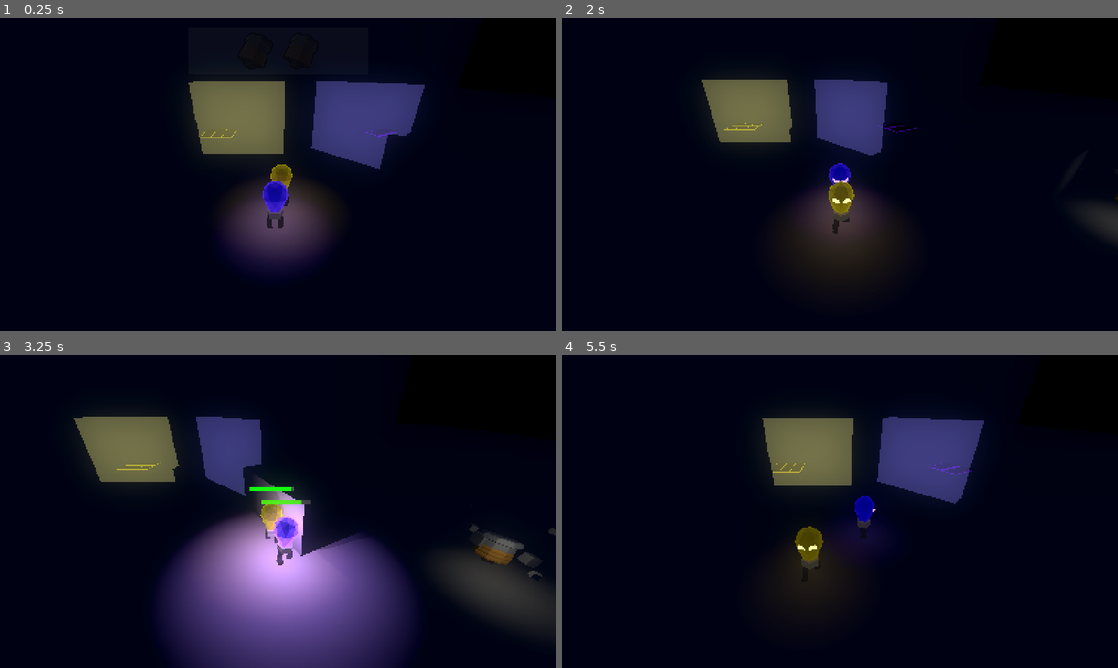
Above: before the commit, frames 1-4 (two rows, left to right).
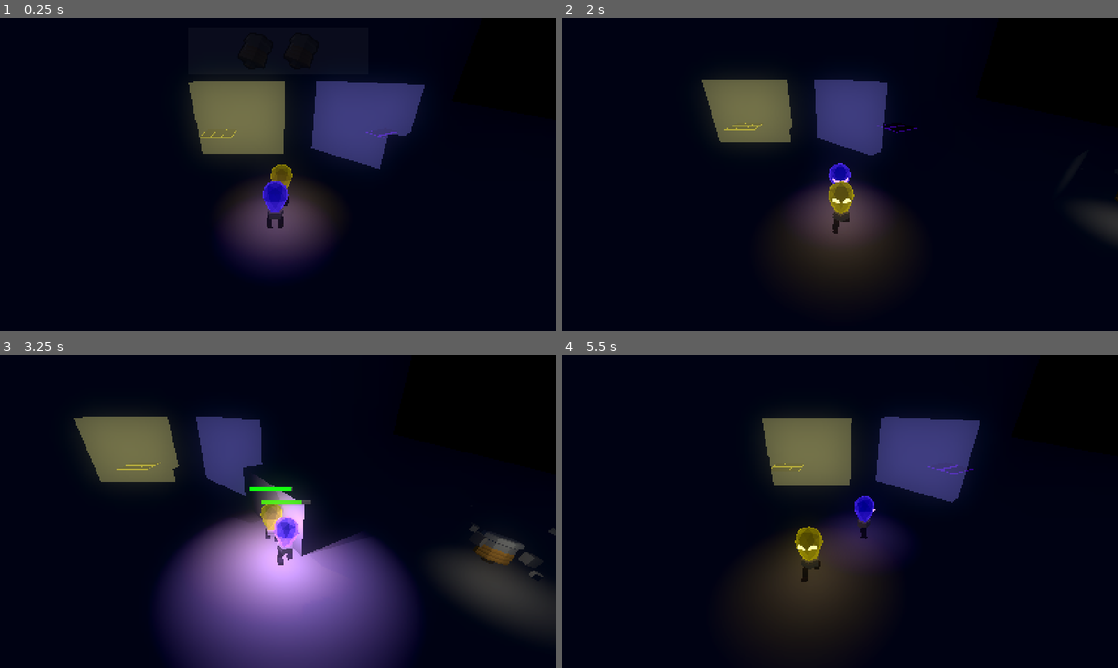
Above: after the commit, the same moments.

Repository: LowPolyFreak/EllieDeesAdventure
Game: Godot game, scene res://Scenes/main.tscn
Two runs of this game, one before a commit and one after it. Both use one fixed random seed, a clock stepped at 60 frames per second and the inputs below.
Inputs:
- Up to frame 1 (0.25 s): no input
- Up to frame 2 (2 s): hold D (right_p1) 0.53-1.28 s; hold E (interact) 0.53-1.28 s; tap Space (jump_p1) at 0.77, 1.52 s; hold S (down_p1) from 1.28 s (still down); tap Down (down_p2) at 1.35 s; tap E (interact) at 1.55 s
- Up to frame 3 (3.25 s): release S (down_p1) at 2.03 s; hold D (right_p1) 2.03-2.78 s; hold E (interact) 2.03-2.78 s; tap Shift (glow_p1) at 2.1 s; hold W (up_p1) from 2.78 s (still down); tap Keypad 0 (glow_p2) at 2.85 s; tap Space (jump_p1) at 3.02 s; tap E (interact) at 3.05 s
- Up to frame 4 (5.5 s): release W (up_p1) at 3.53 s; hold E (interact) 3.53-4.28 s; hold A (left_p1) 3.53-5.03 s; tap Space (jump_p1) at 3.77, 4.52 s; tap Left (left_p2) at 4.35 s; tap E (interact) at 4.55 s; hold S (down_p1) from 5.03 s (still down); hold E (interact) from 5.03 s (still down); tap Right (right_p2) at 5.1 s

The runs differ from the first frame. In frame 2, less than 0.1% of the frame differs, in the area x 48-52%, y 46-63%; in frame 3, 0.2%; in frame 4, 3.7%, in the area x 36-76%, y 19-83%.

Commit message:
Player death and reload

Diff:
--- a/Material/color_palette_emmisive.tres
+++ b/Material/color_palette_emmisive.tres
@@ -5,5 +5,5 @@
 [resource]
 albedo_texture = ExtResource("1_tn872")
 emission_enabled = true
-emission_energy_multiplier = 0.3
+emission_energy_multiplier = 0.15
 emission_texture = ExtResource("1_tn872")
--- a/Scenes/death_zone.tscn
+++ b/Scenes/death_zone.tscn
@@ -7,6 +7,8 @@
 
 [node name="DeathZone" type="Area3D"]
 transform = Transform3D(1, 0, 0, 0, 1, 0, 0, 0, 1, 0, -4, 0)
+collision_layer = 0
+collision_mask = 2
 script = ExtResource("1_he871")
 
 [node name="CollisionShape3D" type="CollisionShape3D" parent="."]
--- a/Scenes/ellie.tscn
+++ b/Scenes/ellie.tscn
@@ -1,8 +1,10 @@
-[gd_scene load_steps=19 format=4 uid="uid://csgj0877gbjpp"]
+[gd_scene load_steps=21 format=4 uid="uid://csgj0877gbjpp"]
 
 [ext_resource type="Script" path="res://Scripts/player.gd" id="1_frd3r"]
+[ext_resource type="AudioStream" uid="uid://bs1jsf7tmp4ci" path="res://Audio/SFX/VOICE_Boy_6yo_Scream_05_mono.wav" id="2_8yxa2"]
 [ext_resource type="PackedScene" uid="uid://ciubfap47dwnm" path="res://Scenes/ellie_model.tscn" id="2_mu1gt"]
 [ext_resource type="Material" uid="uid://cyk38prcwxmsl" path="res://Material/color_palette_emmisive.tres" id="3_pbjm5"]
+[ext_resource type="AudioStream" uid="uid://b2dxntlaa81nl" path="res://Audio/SFX/VOICE_Boy_6yo_Scream_07_mono.wav" id="3_rh3ol"]
 [ext_resource type="Material" uid="uid://byc3xoua2il2x" path="res://Material/bulb.tres" id="4_2p4uu"]
 [ext_resource type="Texture2D" uid="uid://db135dfjansp2" path="res://Textures/EyeExpressions.png" id="5_oxu16"]
 [ext_resource type="PackedScene" uid="uid://dcqfo2i68pyr" path="res://Scenes/battery_bar_3d.tscn" id="6_hhy37"]
@@ -132,6 +134,14 @@
 default_light_range = 4
 glow_light_range = 20
 
+[node name="Dead_Scream_Ellie" type="AudioStreamPlayer3D" parent="."]
+stream = ExtResource("2_8yxa2")
+pitch_scale = 0.8
+
+[node name="Dead_Scream_Dee" type="AudioStreamPlayer3D" parent="."]
+stream = ExtResource("3_rh3ol")
+pitch_scale = 0.8
+
 [node name="CollisionShape3D" type="CollisionShape3D" parent="."]
 transform = Transform3D(1, 0, 0, 0, 1, 0, 0, 0, 1, 0, 1, 0)
 shape = SubResource("CapsuleShape3D_w0xbe")
@@ -139,17 +149,17 @@
 [node name="EllieModel" parent="." instance=ExtResource("2_mu1gt")]
 
 [node name="Skeleton3D" parent="EllieModel/Armature" index="0"]
-bones/0/position = Vector3(0.0121967, 0.474393, -0.0310954)
-bones/0/rotation = Quaternion(-0.0194506, -0.00289059, -0.00164827, 0.999805)
-bones/1/rotation = Quaternion(0.0605107, -0.161028, 0.968314, 0.181044)
+bones/0/position = Vector3(0.00780859, 0.490395, -0.0152382)
+bones/0/rotation = Quaternion(-0.0156616, -0.00196357, -0.00106613, 0.999875)
+bones/1/rotation = Quaternion(0.0565431, -0.158494, 0.972981, 0.158086)
 bones/1/scale = Vector3(1, 1, 1)
-bones/2/rotation = Quaternion(0.48169, -0.00375433, 0.225138, 0.84692)
-bones/3/rotation = Quaternion(-0.875106, -0.013935, -0.0248939, 0.48309)
+bones/2/rotation = Quaternion(0.436291, -0.00388495, 0.203918, 0.876386)
+bones/3/rotation = Quaternion(-0.85018, -0.0296165, -0.0366065, 0.524382)
 bones/3/scale = Vector3(1, 1, 1)
-bones/4/rotation = Quaternion(-0.0373008, -0.168887, 0.973706, -0.148264)
+bones/4/rotation = Quaternion(-0.0424203, -0.163617, 0.975738, -0.139162)
 bones/4/scale = Vector3(1, 1, 1)
-bones/5/rotation = Quaternion(0.491023, 0.00372528, -0.2295, 0.840364)
-bones/6/rotation = Quaternion(-0.88199, 0.0190852, 0.0653347, 0.466327)
+bones/5/rotation = Quaternion(0.442852, 0.00386713, -0.206985, 0.872367)
+bones/6/rotation = Quaternion(-0.854586, 0.0313397, 0.0608855, 0.514775)
 bones/6/scale = Vector3(1, 1, 1)
 bones/7/position = Vector3(-0.187498, 0.245262, -0.282433)
 bones/8/position = Vector3(-0.170884, 0.0506439, 0.0332276)
@@ -162,7 +172,7 @@
 bones/10/scale = Vector3(1, 1, 1)
 
 [node name="BoneAttachment3D" parent="EllieModel/Armature/Skeleton3D" index="0"]
-transform = Transform3D(0.999978, 0.00340835, -0.00571593, -0.00318346, 0.999238, 0.0389032, 0.00584417, -0.0388841, 0.999227, 0.0121967, 0.474393, -0.0310954)
+transform = Transform3D(0.99999, 0.00219349, -0.00389326, -0.00207048, 0.999507, 0.0313234, 0.00396005, -0.031315, 0.999502, 0.00780859, 0.490395, -0.0152382)
 
 [node name="OmniLight3D" parent="EllieModel/Armature/Skeleton3D/BoneAttachment3D" index="0"]
 light_energy = 0.25
--- a/Scenes/fuse.tscn
+++ b/Scenes/fuse.tscn
@@ -81,7 +81,7 @@
 omni_range = 2.5
 
 [node name="Center" type="Node3D" parent="."]
-transform = Transform3D(-0.594176, -0.173721, -0.785351, -0.280625, 0.959817, -5.15129e-08, 0.753794, 0.220389, -0.619051, 0, 0.76047, 0)
+transform = Transform3D(-0.594176, -0.173721, -0.785351, -0.280625, 0.959817, 4.36336e-09, 0.753794, 0.220389, -0.619051, 0, 0.76047, 0)
 
 [node name="Fuse2" parent="Center" instance=ExtResource("1_h4op5")]
 transform = Transform3D(1, 0, 0, 0, 1, 0, 0, 0, 1, 0, -0.413927, 0)
--- a/Scenes/main.tscn
+++ b/Scenes/main.tscn
@@ -1,10 +1,13 @@
-[gd_scene load_steps=26 format=3 uid="uid://d77j3ls5t155"]
+[gd_scene load_steps=30 format=3 uid="uid://d77j3ls5t155"]
 
 [ext_resource type="Script" path="res://Scripts/main.gd" id="1_oa6h7"]
 [ext_resource type="PackedScene" uid="uid://csgj0877gbjpp" path="res://Scenes/ellie.tscn" id="1_tsqy0"]
 [ext_resource type="PackedScene" uid="uid://b004s5usrh0un" path="res://Scenes/dee.tscn" id="2_2yub6"]
 [ext_resource type="PackedScene" uid="uid://bmvm5axb2vbpd" path="res://Scenes/fuse.tscn" id="2_dthhh"]
+[ext_resource type="Script" path="res://Scripts/bgm.gd" id="2_jslss"]
+[ext_resource type="AudioStream" uid="uid://byxh2dkga07a2" path="res://Audio/BGM/Imphenzia Soundtrack_Haunted_Idle Loop.ogg" id="2_tefwx"]
 [ext_resource type="Script" path="res://Scripts/camera_follow.gd" id="3_8lji5"]
+[ext_resource type="AudioStream" uid="uid://btcd7trsvq8ld" path="res://Audio/BGM/Imphenzia Soundtrack_Haunted_Intense Loop.ogg" id="3_pqcxk"]
 [ext_resource type="PackedScene" uid="uid://cttyrmjn3obow" path="res://Scenes/solar_pannel_ellie.tscn" id="5_deuj4"]
 [ext_resource type="PackedScene" uid="uid://bpq6npjirkduk" path="res://Scenes/solar_pannel_dee.tscn" id="6_wtyoi"]
 [ext_resource type="PackedScene" uid="uid://c8g6p70g0qwmw" path="res://Scenes/barrier_ellie.tscn" id="7_aqcey"]
@@ -13,6 +16,7 @@
 [ext_resource type="Script" path="res://Scripts/fuse_container.gd" id="10_p4jaq"]
 [ext_resource type="PackedScene" uid="uid://bhilcw3j6k575" path="res://Scenes/UI/fuse_collected.tscn" id="11_3lmyk"]
 [ext_resource type="PackedScene" uid="uid://dtbv247qb2gsh" path="res://Scenes/UI/fuse_not_collected.tscn" id="12_y6hrj"]
+[ext_resource type="PackedScene" uid="uid://b5r0uk8ejwar1" path="res://Scenes/death_zone.tscn" id="14_buplp"]
 
 [sub_resource type="ProceduralSkyMaterial" id="ProceduralSkyMaterial_75w87"]
 sky_horizon_color = Color(0.64625, 0.65575, 0.67075, 1)
@@ -92,6 +96,19 @@
 [node name="Main" type="Node3D"]
 script = ExtResource("1_oa6h7")
 
+[node name="BGM" type="Node" parent="." groups=["AUdio_Manager"]]
+script = ExtResource("2_jslss")
+
+[node name="BGM_Idle" type="AudioStreamPlayer" parent="BGM"]
+stream = ExtResource("2_tefwx")
+volume_db = -10.0
+autoplay = true
+
+[node name="BGM_Intense" type="AudioStreamPlayer" parent="BGM"]
+stream = ExtResource("3_pqcxk")
+volume_db = -80.0
+autoplay = true
+
 [node name="BG" type="Node3D" parent="."]
 
 [node name="WorldEnvironment" type="WorldEnvironment" parent="BG"]
@@ -103,7 +120,7 @@
 shadow_enabled = true
 
 [node name="Floor" type="MeshInstance3D" parent="BG"]
-transform = Transform3D(1.99413, 0, 0, 0, 1, 0, 0, 0, 2.29232, 0, 0, 0)
+transform = Transform3D(1.13848, 0, 0, 0, 1, 0, 0, 0, 2.29232, 0, 0, 0)
 mesh = SubResource("PlaneMesh_3xmyv")
 skeleton = NodePath("../..")
 metadata/_edit_group_ = true
@@ -216,7 +233,7 @@
 transform = Transform3D(0.707107, 0, -0.707107, 0, 1, 0, 0.707107, 0, 0.707107, 3.92048, 1.46176, -6.0331)
 
 [node name="Ghost" parent="." instance=ExtResource("9_4mx7m")]
-transform = Transform3D(1, 0, 0, 0, 1, 0, 0, 0, 1, -15.0549, 0, -0.848789)
+transform = Transform3D(1, 0, 0, 0, 1, 0, 0, 0, 1, -15.0549, 0, 9.14868)
 
 [node name="PatrolComponent" parent="Ghost" index="5" node_paths=PackedStringArray("patrol_points")]
 patrol_points = [NodePath("../../Patrol_Points/level_1_1/Marker3D"), NodePath("../../Patrol_Points/level_1_1/Marker3D2"), NodePath("../../Patrol_Points/level_1_1/Marker3D3")]
@@ -226,13 +243,13 @@
 [node name="level_1_1" type="Node" parent="Patrol_Points"]
 
 [node name="Marker3D" type="Marker3D" parent="Patrol_Points/level_1_1"]
-transform = Transform3D(1, 0, 0, 0, 1, 0, 0, 0, 1, -15.4153, 0, 0)
+transform = Transform3D(1, 0, 0, 0, 1, 0, 0, 0, 1, -15.4153, 0, 9.99747)
 
 [node name="Marker3D2" type="Marker3D" parent="Patrol_Points/level_1_1"]
-transform = Transform3D(1, 0, 0, 0, 1, 0, 0, 0, 1, -8.41528, 0, 0)
+transform = Transform3D(1, 0, 0, 0, 1, 0, 0, 0, 1, -8.41528, 0, 9.99747)
 
 [node name="Marker3D3" type="Marker3D" parent="Patrol_Points/level_1_1"]
-transform = Transform3D(1, 0, 0, 0, 1, 0, 0, 0, 1, -8.41528, 0, 6)
+transform = Transform3D(1, 0, 0, 0, 1, 0, 0, 0, 1, -8.41528, 0, 15.9975)
 
 [node name="UI" type="Control" parent="."]
 layout_mode = 3
@@ -296,6 +313,9 @@
 [node name="FuseNotCollected2" parent="UI/MarginContainer/FuseBar/FuseContainer" instance=ExtResource("12_y6hrj")]
 layout_mode = 2
 
+[node name="DeathZone" parent="." instance=ExtResource("14_buplp")]
+transform = Transform3D(1, 0, 0, 0, 1, 0, 0, 0, 1, 10.6628, -4, 2.40186)
+
 [connection signal="timeout" from="CameraFollow/UpdateTimer" to="CameraFollow" method="_on_update_timer_timeout"]
 
 [editable path="Ghost"]
--- /dev/null
+++ b/Scripts/bgm.gd
@@ -0,0 +1 @@
+extends Node
--- a/Scripts/death_zone.gd
+++ b/Scripts/death_zone.gd
@@ -1,5 +1,5 @@
 extends Area3D
 
 func _on_body_entered(body):
-	if body is Player:
-		body.call_deferred("queue_free")
+	if body is Player and !Globals.player_dead:
+		body.death()
--- a/Scripts/fuse_container.gd
+++ b/Scripts/fuse_container.gd
@@ -12,6 +12,7 @@
 func _ready():
 	collectible_ctn = get_tree().get_first_node_in_group("CollectibleCtn")
 	Globals.fuse_just_collected.connect(update_fuse_bar)
+	Globals.players_reset.connect(update_fuse_bar)
 	update_fuse_bar()
 
 
--- a/Scripts/ghost.gd
+++ b/Scripts/ghost.gd
@@ -30,6 +30,7 @@
 func _on_attack_range_body_entered(body: Node3D) -> void:
 	if body is Player:
 		chase_component.leave_state()
+		body.death()
 		await get_tree().create_timer(0.5).timeout
 		patrol_component.enter_state()
 		chasing = false
@@ -52,8 +53,3 @@
 	patrol_component.enter_state()
 	chasing = false
 	eyes.hide()
-	return
-	#var patrol_speed = patrol_component.patrol_speed
-	#patrol_component.patrol_speed = patrol_component.patrol_speed * 2
-	#await get_tree().create_timer(2).timeout
-	#patrol_component.patrol_speed = patrol_speed
--- a/Scripts/globals.gd
+++ b/Scripts/globals.gd
@@ -1,12 +1,22 @@
 extends Node
 
 signal fuse_just_collected
+signal player_died
+@warning_ignore("unused_signal")
+signal players_reset
 
 var players = []
+
 var fuse_collected: int:
 	set(value):
 		fuse_collected = value
 		fuse_just_collected.emit()
+
+var player_dead: bool:
+	set(value):
+		player_dead = value
+		if player_dead:
+			player_died.emit()
 
 # Called when the node enters the scene tree for the first time.
 func _ready():
--- a/Scripts/main.gd
+++ b/Scripts/main.gd
@@ -1 +1,7 @@
 extends Node3D
+
+func _ready():
+	Globals.player_dead = false
+
+func reset():
+	pass
--- a/Scripts/player.gd
+++ b/Scripts/player.gd
@@ -1,6 +1,7 @@
 extends CharacterBody3D
 class_name Player
 
+const DEATH_VFX_0 = preload("res://VFX/death_vfx_0.tscn")
 
 @export var rotation_speed := 2
 @export var player_1 := true
@@ -50,11 +51,14 @@
 var glowing: bool
 var trigger_pressed
 var follow_position: Vector3
+var starting_position: Vector3
 
 signal glowing_started()
 signal glowing_ended()
 
 func _ready():
+	starting_position = global_position
+	Globals.player_died.connect(death)
 	if !player_1:
 		up = "up_p2"
 		down = "down_p2"
@@ -92,7 +96,7 @@
 	var input_dir = Input.get_vector(left, right, up, down)
 	var direction = (transform.basis * Vector3(input_dir.x, 0, input_dir.y)).normalized()
 
-	if direction:
+	if direction and !Globals.player_dead:
 		animation_tree.set("parameters/Movement/transition_request", "Run")
 		if is_following:
 			is_following = false
@@ -171,24 +175,25 @@
 
 
 func _unhandled_input(event: InputEvent):
-	if event.is_action_pressed(glow) and burnout_timer.is_stopped():
-		if !trigger_pressed:
-			trigger_pressed = true
-			glowing_started.emit(player_1)
-			battery -= 0.2
-
-	elif event.is_action_released(glow) and burnout_timer.is_stopped():
-		if trigger_pressed:
-			trigger_pressed = false
-			battery_charge_timer.start()
-			battery_drain_timer.stop()
-			glowing = false
-			glowing_ended.emit(player_1)
-	if !player_1:
-
-		if event.is_action_pressed("interact"):
-			if global_position.distance_to(first_player.global_position) < 2.5:
-				is_following = true
+	#if !Globals.player_dead:
+		if event.is_action_pressed(glow) and burnout_timer.is_stopped():
+			if !trigger_pressed:
+				trigger_pressed = true
+				glowing_started.emit(player_1)
+				battery -= 0.2
+
+		elif event.is_action_released(glow) and burnout_timer.is_stopped():
+			if trigger_pressed:
+				trigger_pressed = false
+				battery_charge_timer.start()
+				battery_drain_timer.stop()
+				glowing = false
+				glowing_ended.emit(player_1)
+		if !player_1:
+
+			if event.is_action_pressed("interact"):
+				if global_position.distance_to(first_player.global_position) < 2.5:
+					is_following = true
 
 func _on_battery_drain_timer_timeout() -> void:
 	battery -= 0.025
@@ -227,3 +232,35 @@
 	else:
 		flicker_modifier = 1.0
 	$Timers/FlickerTimer.start(randf_range(0.2, 0.4))
+
+func death():
+
+	if !Globals.player_dead:
+		ellie_model.hide()
+		var dead_vfx = DEATH_VFX_0.instantiate()
+		get_parent_node_3d().add_child(dead_vfx)
+		dead_vfx.global_position = global_position
+		dead_vfx.emitting = true
+		Globals.player_dead = true
+		if player_1:
+			$Dead_Scream_Ellie.play()
+		else:
+			$Dead_Scream_Dee.play()
+	await get_tree().create_timer(1).timeout
+
+	if !player_1:
+		await get_tree().create_timer(0.05).timeout
+		follow_position = starting_position
+		is_following = true
+		Globals.players_reset.emit()
+
+	#Fucking cleanup
+	glowing = false
+	starting_glow = false
+	battery_drain_timer.stop()
+	burnout_timer.stop()
+	battery_charge_timer.stop()
+	global_position = starting_position
+	battery = 1.0
+	Globals.player_dead = false
+	ellie_model.show()
--- /dev/null
+++ b/VFX/death_vfx_0.tscn
@@ -0,0 +1,27 @@
+[gd_scene load_steps=5 format=3 uid="uid://cr88po8io1yhd"]
+
+[ext_resource type="PackedScene" uid="uid://cfuyixxgp2han" path="res://VFX/explosion_vfx_0.tscn" id="1_8g3fj"]
+[ext_resource type="AudioStream" uid="uid://chekb82xk22di" path="res://Audio/SFX/SHATTER_Glass_Medium_Short_01_mono.wav" id="2_xaj3e"]
+
+[sub_resource type="ParticleProcessMaterial" id="ParticleProcessMaterial_j55ch"]
+lifetime_randomness = 0.2
+direction = Vector3(0, 1, 0)
+spread = 90.0
+initial_velocity_min = 4.0
+initial_velocity_max = 6.0
+gravity = Vector3(0, -5, 0)
+
+[sub_resource type="BoxMesh" id="BoxMesh_cecka"]
+size = Vector3(0.3, 0.3, 0.3)
+
+[node name="DeathVFX_0" instance=ExtResource("1_8g3fj")]
+transform = Transform3D(1, 0, 0, 0, 1, 0, 0, 0, 1, -0.0695837, 0.703386, -0.0744841)
+amount = 30
+lifetime = 0.5
+process_material = SubResource("ParticleProcessMaterial_j55ch")
+draw_pass_1 = SubResource("BoxMesh_cecka")
+
+[node name="Shatter" type="AudioStreamPlayer3D" parent="." index="0"]
+stream = ExtResource("2_xaj3e")
+pitch_scale = 0.8
+autoplay = true
Not shown, added: Audio/BGM/Imphenzia Soundtrack_Haunted_Idle Loop.ogg.import
Not shown, added: Audio/BGM/Imphenzia Soundtrack_Haunted_Intense Loop.ogg.import
Not shown, changed: Audio/SFX/APPLIANCE_Fridge_Hum_03_Exterior_Top_loop_mono.wav.import
Not shown, changed: Audio/SFX/PUZZLE_Success_Bright_Voice_Two_Note_Fast_Delay_stereo.wav.import
Not shown, added: Audio/SFX/SHATTER_Glass_Medium_Short_01_mono.wav.import
Not shown, added: Audio/SFX/VOICE_Boy_6yo_Scream_05_mono.wav.import
Not shown, added: Audio/SFX/VOICE_Boy_6yo_Scream_07_mono.wav.import
Not shown, added: Audio/BGM/Imphenzia Soundtrack_Haunted_Idle Loop.ogg
Not shown, added: Audio/BGM/Imphenzia Soundtrack_Haunted_Intense Loop.ogg
Not shown, added: Audio/SFX/SHATTER_Glass_Medium_Short_01_mono.wav
Not shown, added: Audio/SFX/VOICE_Boy_6yo_Scream_05_mono.wav
Not shown, added: Audio/SFX/VOICE_Boy_6yo_Scream_07_mono.wav
